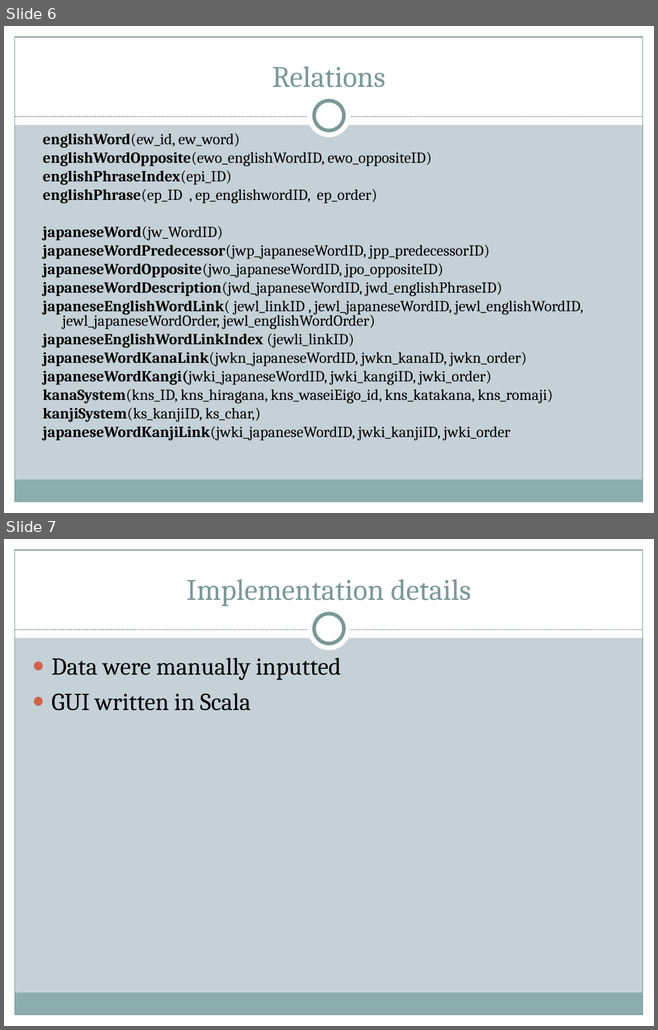
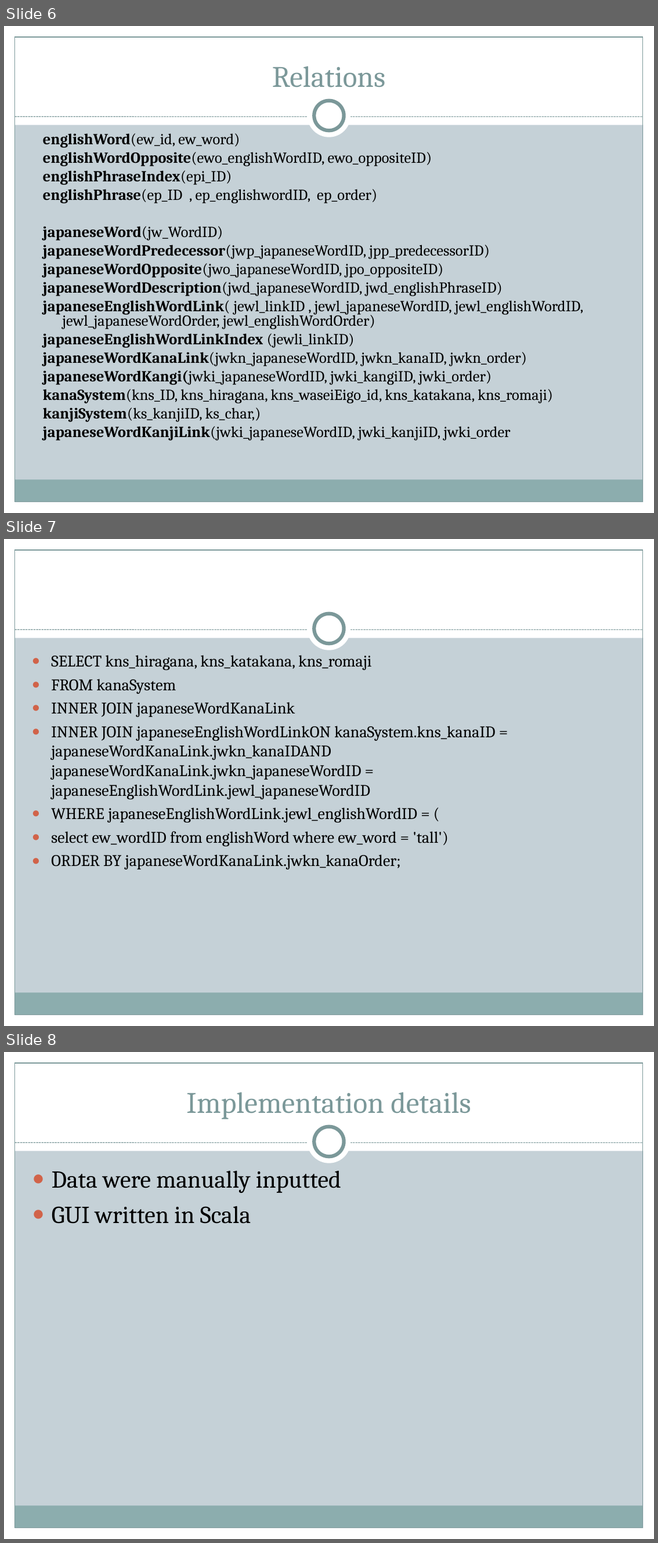
Before and after one commit to allenkvu/CSE111-project, a slide deck: DB_powerpoint.ppt. Shown one above the other, each under a label of ours: slides 6 and 7 before the commit, slides 6, 7 and 8 after it. The pictures are 658x1030 and 658x1543 pixels, drawn with LibreOffice and Linux fonts; fonts in the diff are those of the drawing. Boxes give left, top, right and bottom in pixels: in the first picture for what was removed or moved away, otherwise in the second. Text is boxed around its words. In the diff, an @@ line names an element or a change of style, - is before the commit and + after.

Commit message:
added

```diff
--- a/DB_powerpoint.ppt
+++ b/DB_powerpoint.ppt
@@ slide 7 added at [4, 539, 654, 1026], background #C5D1D7; not listed: 9 template elements that a slide beside it also shows @@
@@ text added at [51, 655, 495, 870], 18 pt, text #000000 @@
+● SELECT kns_hiragana, kns_katakana, kns_romaji
+● FROM kanaSystem
+● INNER JOIN japaneseWordKanaLink
+● INNER JOIN japaneseEnglishWordLinkON kanaSystem.kns_kanaID = japaneseWordKanaLink.jwkn_kanaIDAND japaneseWordKanaLink.jwkn_japaneseWordID = japaneseEnglishWordLink.jewl_japaneseWordID
+● WHERE japaneseEnglishWordLink.jewl_englishWordID = (
+● select ew_wordID from englishWord where ew_word = 'tall')
+● ORDER BY japaneseWordKanaLink.jwkn_kanaOrder;
@@ what was slide 7 is now slide 8 @@
```
